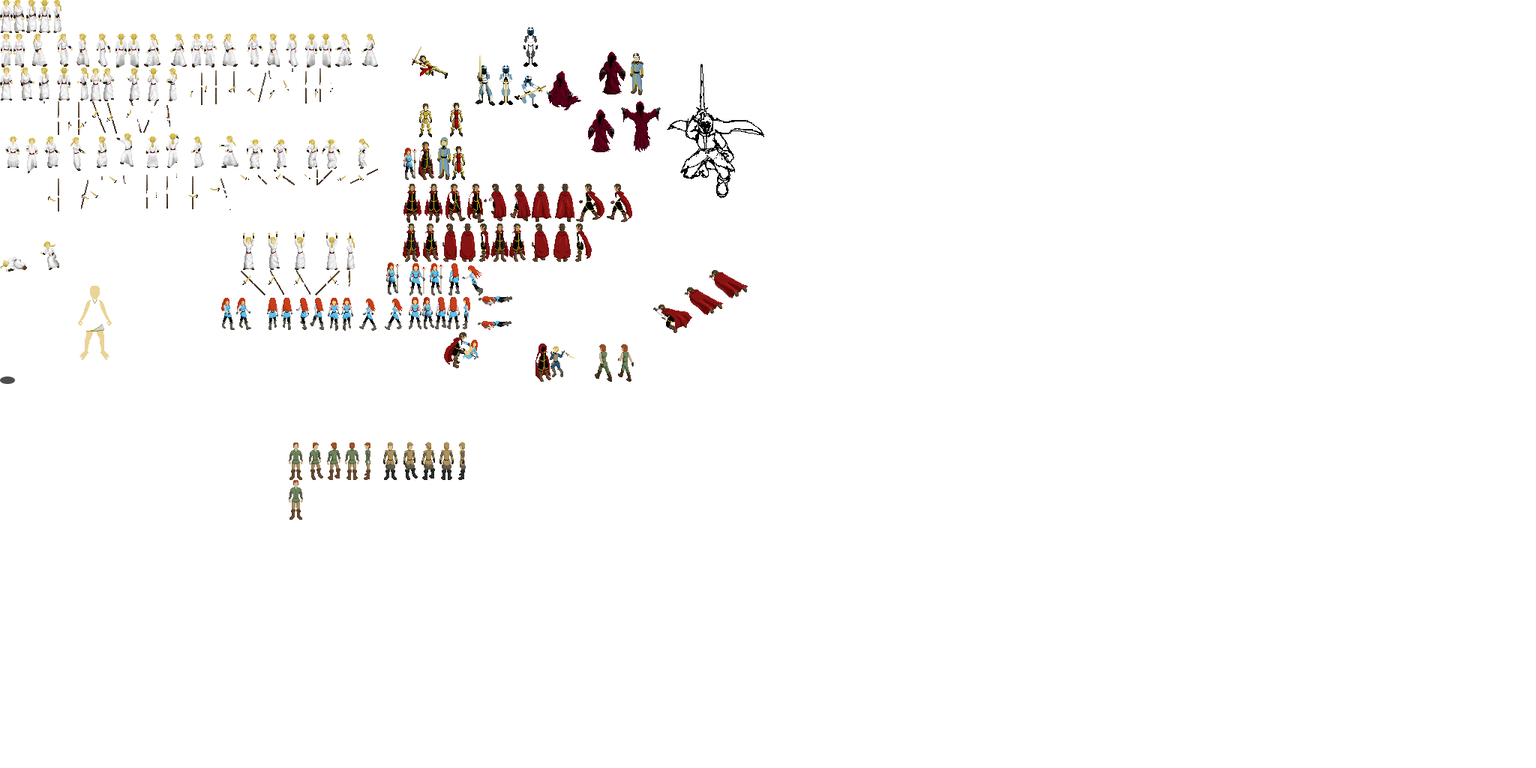
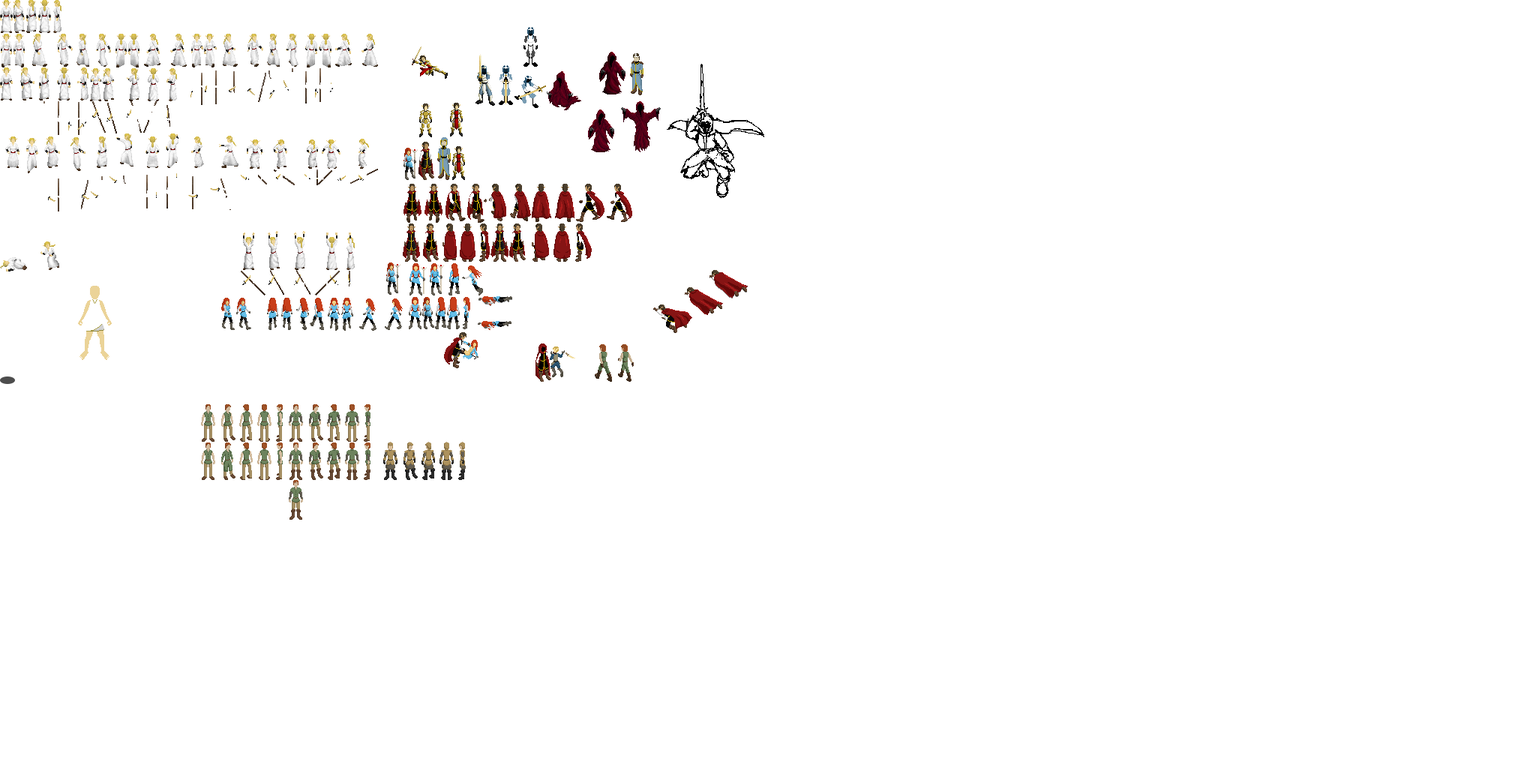
Before/after of a 1536x768 layered artwork. What changed in the layer stack:
painted on "background" over [200, 404, 371, 480]
